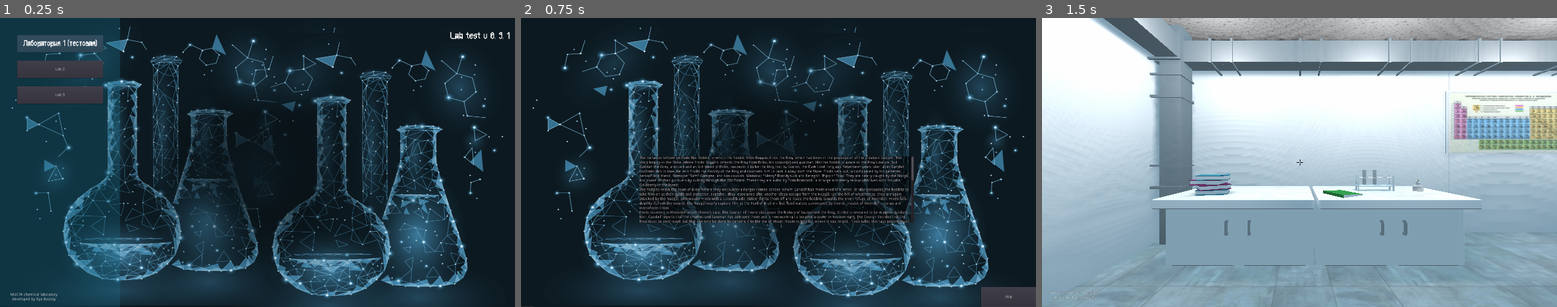
Above: before the commit, frames 1-3 (left to right).
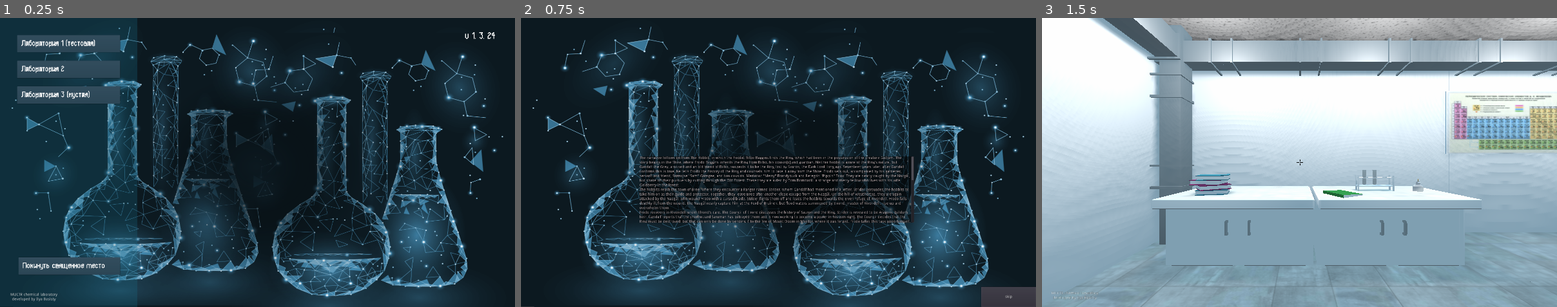
Above: after the commit, the same moments.

Repository: AlinaRinn/ChemLab
Game: Godot game, scene res://scenes/main_menu.tscn
Same seed, same stepped clock (60 frames per second), same inputs: the game is played once before the commit and once after it.
Inputs:
- Up to frame 1 (0.25 s): no input
- Up to frame 2 (0.75 s): click "Lab 2" (after the commit: "Лаборатория 2") at 0.5 s
- Up to frame 3 (1.5 s): click "skip" at 1.25 s

The runs differ from the first frame. In frame 1, 3.7% of the frame differs, in the area x 3-99%, y 0-100%; in frame 2, nothing differs; in frame 3, nothing differs.

Commit message:
edit game quit

Diff:
--- a/player/player.tscn
+++ b/player/player.tscn
@@ -46,7 +46,7 @@
 	var pl = Vector3()
 
 	if Input.is_action_just_pressed(\"ui_cancel\"):
-		get_tree().quit()
+		G.to('main_menu')
 
 	if Input.is_action_pressed(\"ui_left\"):
 		pl.x = -1
--- a/project.godot
+++ b/project.godot
@@ -56,6 +56,11 @@
 , Object(InputEventJoypadButton,"resource_local_to_scene":false,"resource_name":"","device":0,"button_index":13,"pressure":0.0,"pressed":false,"script":null)
  ]
 }
+ui_end={
+"deadzone": 0.5,
+"events": [ Object(InputEventKey,"resource_local_to_scene":false,"resource_name":"","device":0,"alt":false,"shift":false,"control":false,"meta":false,"command":false,"pressed":false,"scancode":16777230,"unicode":0,"echo":false,"script":null)
+ ]
+}
 
 [layer_names]
 
--- a/scenes/lab_3.gd
+++ b/scenes/lab_3.gd
@@ -1,5 +1,4 @@
 extends Button
 
 func _pressed():
-	G.to('cut_scene')
-	G.level = 3
+	get_tree().quit()
--- a/scenes/main_menu.tscn
+++ b/scenes/main_menu.tscn
@@ -1,10 +1,19 @@
-[gd_scene load_steps=8 format=2]
+[gd_scene load_steps=9 format=2]
 
 [ext_resource path="res://images/1620952710_28-phonoteka_org-p-temnii-fon-dlya-prezentatsii-khimiya-29.png" type="Texture" id=1]
 [ext_resource path="res://scenes/continue.gd" type="Script" id=2]
 [ext_resource path="res://scenes/lab_3.gd" type="Script" id=3]
 [ext_resource path="res://objects/font_1.otf" type="DynamicFontData" id=4]
 
+[sub_resource type="GDScript" id=4]
+script/source = "extends Node
+
+
+func _physics_process(delta):
+	if Input.is_action_just_pressed(\"ui_cancel\"):
+		get_tree().quit()
+"
+
 [sub_resource type="GDScript" id=1]
 script/source = "extends Button
 
@@ -22,6 +31,7 @@
 font_data = ExtResource( 4 )
 
 [node name="main_menu" type="Node"]
+script = SubResource( 4 )
 
 [node name="main" type="Control" parent="."]
 anchor_right = 1.0
@@ -46,7 +56,7 @@
 
 [node name="menu" type="Control" parent="main"]
 anchor_bottom = 1.0
-margin_right = 448.0
+margin_right = 512.0
 __meta__ = {
 "_edit_use_anchors_": false
 }
@@ -54,7 +64,7 @@
 [node name="back_menu" type="ColorRect" parent="main/menu"]
 anchor_right = 1.0
 anchor_bottom = 1.0
-color = Color( 0.0862745, 0.419608, 0.529412, 0.329412 )
+color = Color( 0.0862745, 0.419608, 0.529412, 0.266667 )
 __meta__ = {
 "_edit_lock_": true
 }
@@ -62,7 +72,7 @@
 [node name="lab_1" type="Button" parent="main/menu"]
 margin_left = 64.0
 margin_top = 64.0
-margin_right = 384.0
+margin_right = 448.0
 margin_bottom = 128.0
 script = SubResource( 1 )
 __meta__ = {
@@ -75,50 +85,115 @@
 mouse_filter = 2
 color = Color( 0.0862745, 0.419608, 0.529412, 0.329412 )
 __meta__ = {
+"_edit_lock_": true,
 "_edit_use_anchors_": false
 }
 
 [node name="Label" type="Label" parent="main/menu/lab_1"]
 anchor_right = 1.0
 anchor_bottom = 1.0
+margin_left = 15.0
 custom_fonts/font = SubResource( 2 )
 text = "Лаборатория 1 (тестовая)"
-align = 1
-valign = 1
-__meta__ = {
+valign = 1
+__meta__ = {
+"_edit_lock_": true,
 "_edit_use_anchors_": false
 }
 
 [node name="lab_2" type="Button" parent="main/menu"]
 margin_left = 64.0
 margin_top = 160.0
-margin_right = 384.0
+margin_right = 448.0
 margin_bottom = 224.0
-text = "Lab 2"
 script = ExtResource( 2 )
 __meta__ = {
+"_edit_use_anchors_": false
+}
+
+[node name="ColorRect2" type="ColorRect" parent="main/menu/lab_2"]
+anchor_right = 1.0
+anchor_bottom = 1.0
+mouse_filter = 2
+color = Color( 0.0862745, 0.419608, 0.529412, 0.329412 )
+__meta__ = {
+"_edit_lock_": true,
+"_edit_use_anchors_": false
+}
+
+[node name="Label2" type="Label" parent="main/menu/lab_2"]
+anchor_right = 1.0
+anchor_bottom = 1.0
+margin_left = 15.0
+custom_fonts/font = SubResource( 2 )
+text = "Лаборатория 2"
+valign = 1
+__meta__ = {
+"_edit_lock_": true,
 "_edit_use_anchors_": false
 }
 
 [node name="lab_3" type="Button" parent="main/menu"]
 margin_left = 64.0
 margin_top = 256.0
-margin_right = 384.0
+margin_right = 448.0
 margin_bottom = 320.0
-text = "Lab 3"
 script = ExtResource( 3 )
 __meta__ = {
 "_edit_use_anchors_": false
 }
 
-[node name="exit" type="Button" parent="main/menu"]
-visible = false
-margin_left = 24.0
-margin_top = 156.0
-margin_right = 546.0
-margin_bottom = 260.0
-text = "exit"
-__meta__ = {
+[node name="ColorRect2" type="ColorRect" parent="main/menu/lab_3"]
+anchor_right = 1.0
+anchor_bottom = 1.0
+mouse_filter = 2
+color = Color( 0.0862745, 0.419608, 0.529412, 0.329412 )
+__meta__ = {
+"_edit_lock_": true,
+"_edit_use_anchors_": false
+}
+
+[node name="Label2" type="Label" parent="main/menu/lab_3"]
+anchor_right = 1.0
+anchor_bottom = 1.0
+margin_left = 15.0
+custom_fonts/font = SubResource( 2 )
+text = "Лаборатория 3 (пустая)"
+valign = 1
+__meta__ = {
+"_edit_lock_": true,
+"_edit_use_anchors_": false
+}
+
+[node name="exit2" type="Button" parent="main/menu"]
+margin_left = 69.0
+margin_top = 895.0
+margin_right = 448.0
+margin_bottom = 959.0
+script = ExtResource( 3 )
+__meta__ = {
+"_edit_use_anchors_": false
+}
+
+[node name="ColorRect2" type="ColorRect" parent="main/menu/exit2"]
+anchor_right = 1.0
+anchor_bottom = 1.0
+mouse_filter = 2
+color = Color( 0.0862745, 0.419608, 0.529412, 0.329412 )
+__meta__ = {
+"_edit_lock_": true,
+"_edit_use_anchors_": false
+}
+
+[node name="Label2" type="Label" parent="main/menu/exit2"]
+anchor_right = 1.0
+anchor_bottom = 1.0
+margin_left = 15.0
+custom_fonts/font = SubResource( 2 )
+text = "Покинуть священное место"
+valign = 1
+__meta__ = {
+"_edit_lock_": true,
 "_edit_use_anchors_": false
 }
 
@@ -130,7 +205,7 @@
 margin_right = 961.052
 margin_bottom = 122.948
 custom_fonts/font = SubResource( 3 )
-text = "Lab test v 0. 9. 1"
+text = "v 1. 3. 24"
 align = 1
 valign = 1
 __meta__ = {
Binary file added: images/window_1.jpg
